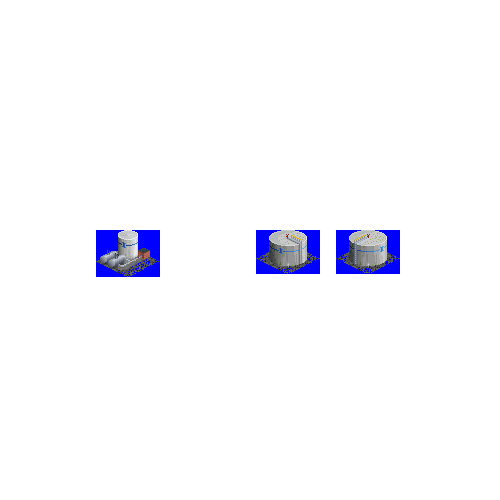
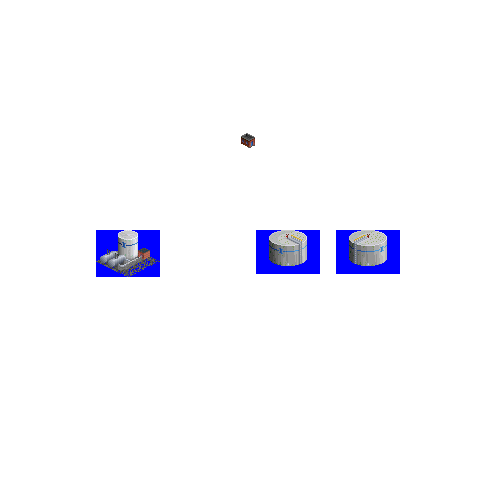
Revision of a layered 500px x 500px image; what changed, layer by layer:
added layer "building" above "Layer 1" over [241, 133, 400, 274]
